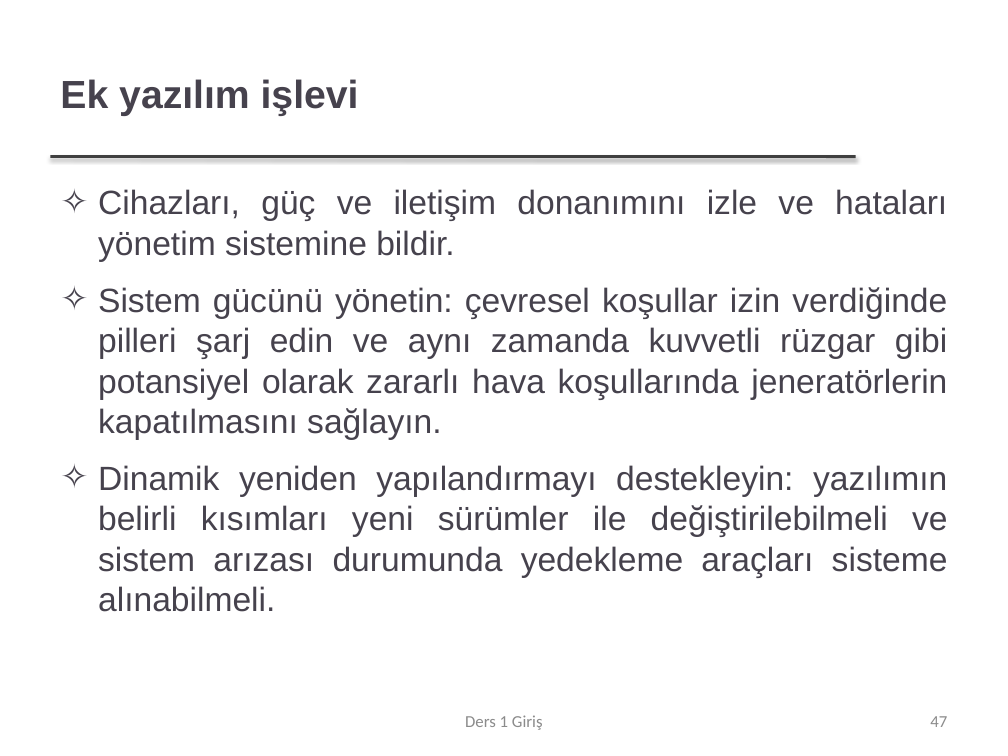
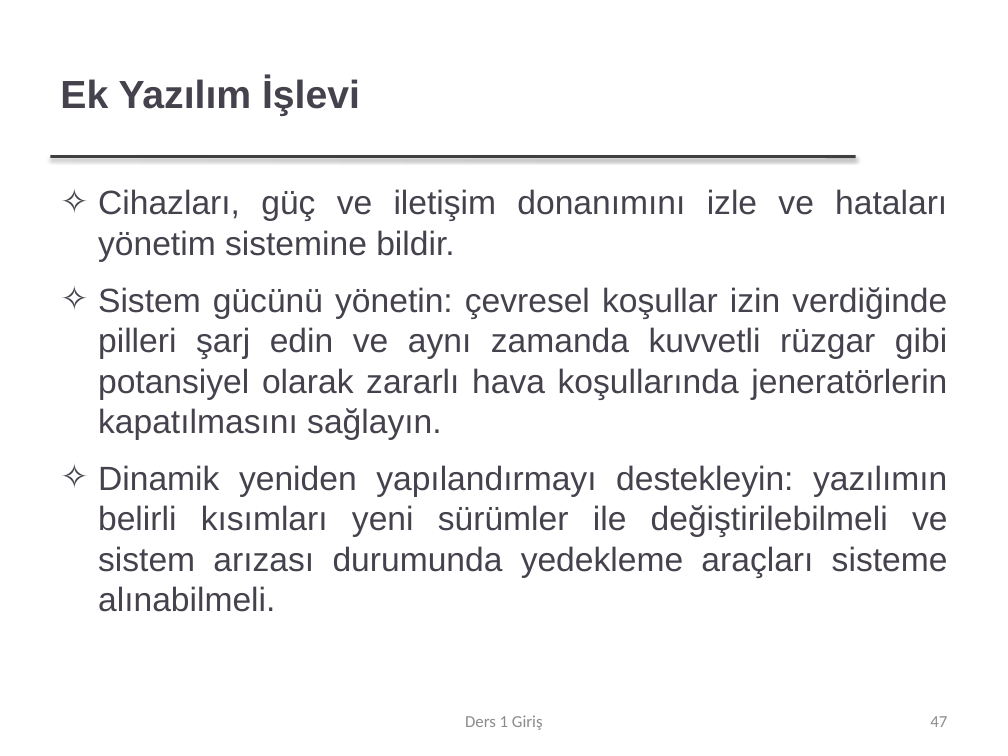
Before and after one commit to FurkanGozukara/Yazilim-Muhendisligi-IT522-2021, a slide deck: slide 47 of dersler/Ders 1 - Giriş.pptx. Drawn at 1008x756 pixels with LibreOffice and Linux fonts; fonts in the diff are those of the drawing; background and template pictures are left out. Boxes give left, top, right and bottom in pixels: in the first picture for what was removed or moved away, otherwise in the second. Text is boxed around its words. In the diff, an @@ line names an element or a change of style, - is before the commit and + after.

```diff
--- a/dersler/Ders 1 - Giriş.pptx
+++ b/dersler/Ders 1 - Giriş.pptx
@@ title at [60, 77, 360, 116]: text changed @@
-Ek yazılım işlevi
+Ek Yazılım İşlevi
```
Also in this commit, not shown: 42 other slides changed, 1 slide added, 1 slide removed, 1 other file.
